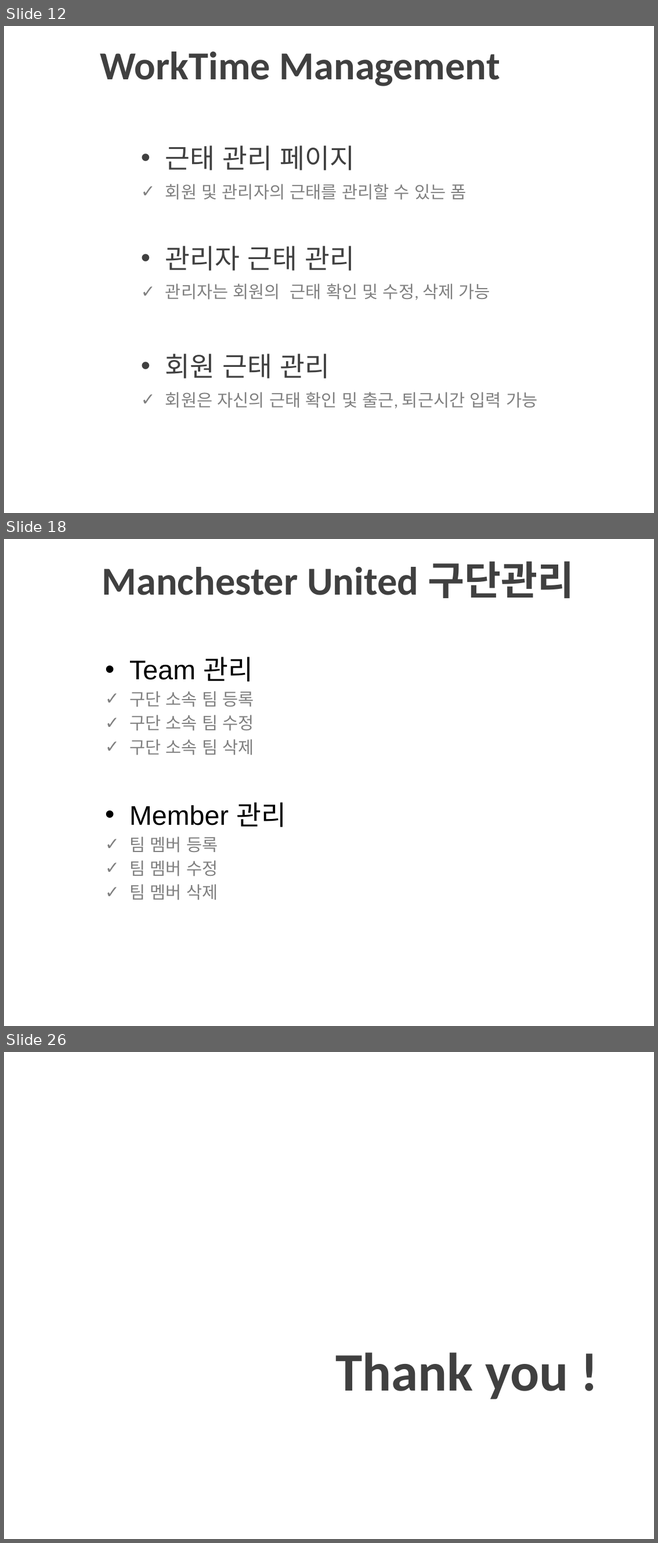
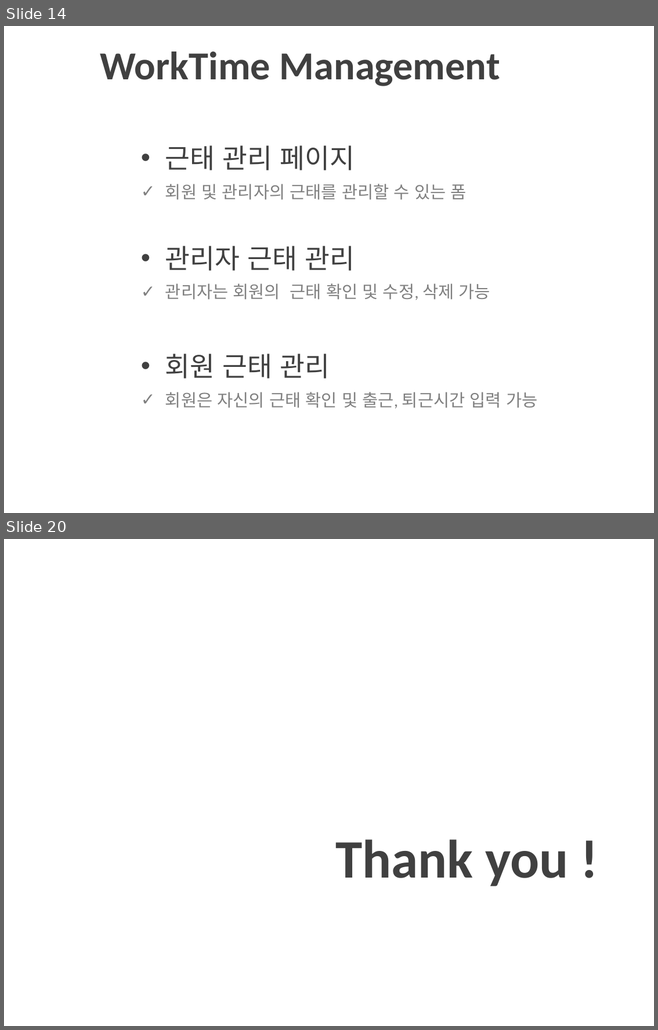
Before and after one commit to itbanked/H_Project, a slide deck: Info/AprilProject_PPT.pptx. Shown one above the other, each under a label of ours: slides 12, 18 and 26 before the commit, slides 14 and 20 after it; the slides between them are not shown. The pictures are 658x1543 and 658x1030 pixels, drawn with LibreOffice and Linux fonts; fonts in the diff are those of the drawing; background and template pictures are left out. Boxes give left, top, right and bottom in pixels: in the first picture for what was removed or moved away, otherwise in the second. Text is boxed around its words. In the diff, an @@ line names an element or a change of style, - is before the commit and + after.

```diff
--- a/Info/AprilProject_PPT.pptx
+++ b/Info/AprilProject_PPT.pptx
@@ slide 18 removed at (x1=4, y1=539, x2=654, y2=1026), background picture (left out) @@
@@ title removed at (x1=102, y1=561, x2=574, y2=598) @@
-Manchester United 구단관리
@@ text removed at (x1=129, y1=657, x2=286, y2=900) @@
-• Team 관리
-✓ 구단 소속 팀 등록
-✓ 구단 소속 팀 수정
-✓ 구단 소속 팀 삭제
-• Member 관리
-✓ 팀 멤버 등록
-✓ 팀 멤버 수정
-✓ 팀 멤버 삭제
@@ what was slide 12 is now slide 14 @@
@@ what was slide 26 is now slide 20 @@
```
Also in this commit, not shown: 7 slides changed, 6 slides added, 11 other slides removed, 2 other files.
